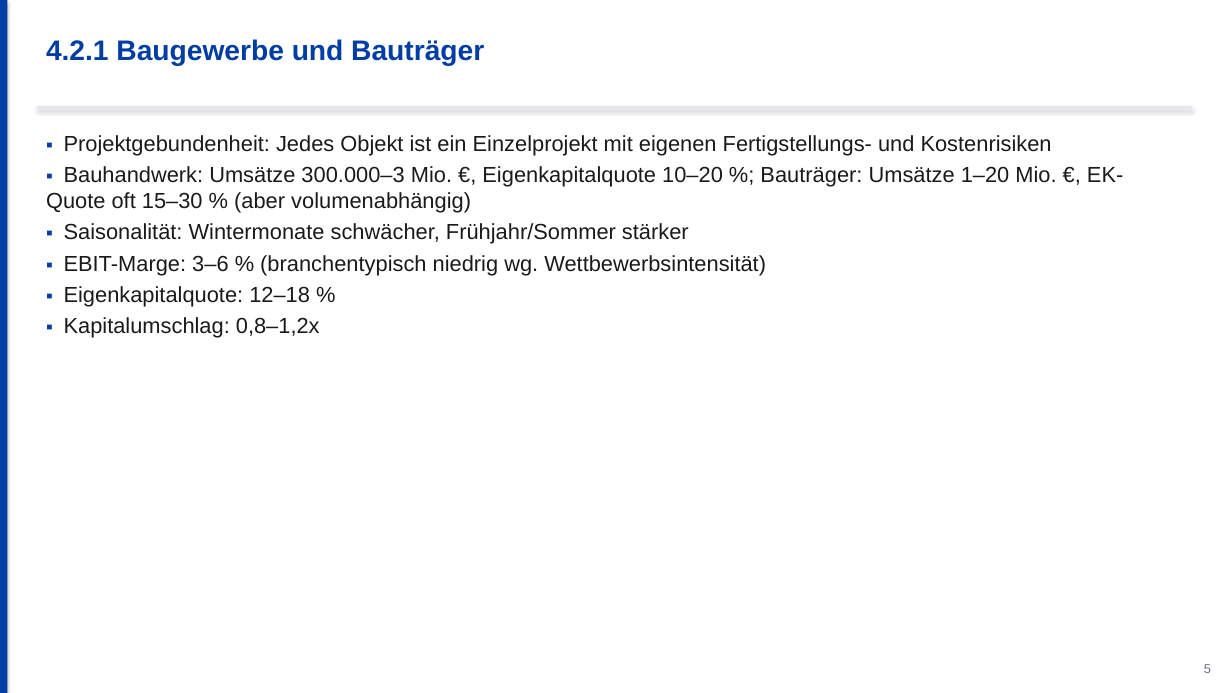
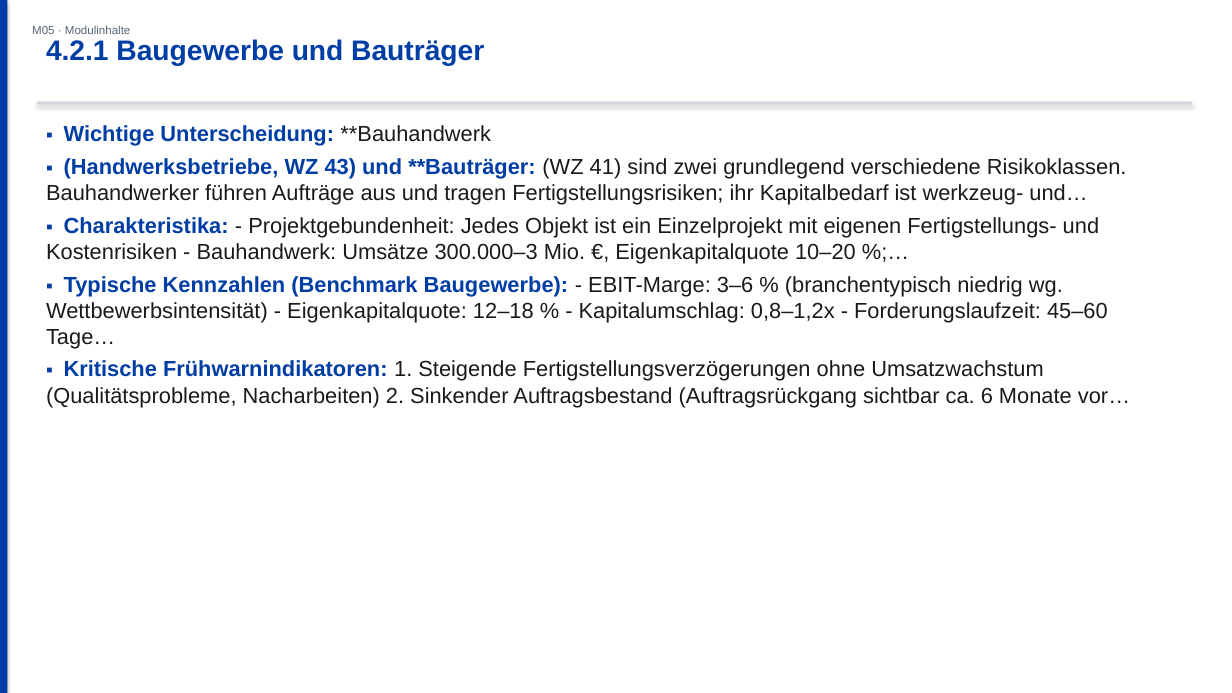
Before and after one commit to ck5rqc47pr-byte/firmenkundenakademie-online, a slide deck: slide 11 of public/downloads/praesentation/M05.pptx (slide 7 before the commit). Drawn at 1232x693 pixels with LibreOffice and Linux fonts; fonts in the diff are those of the drawing. Boxes give left, top, right and bottom in pixels: in the first picture for what was removed or moved away, otherwise in the second. Text is boxed around its words. In the diff, an @@ line names an element or a change of style, - is before the commit and + after.

```diff
--- a/public/downloads/praesentation/M05.pptx
+++ b/public/downloads/praesentation/M05.pptx
@@ text added at <box>32,25,131,34</box>, 9 pt, text #556575 @@
+M05 · Modulinhalte
@@ rectangle: place and size @@
-rectangle at <box>37,106,1192,109</box>
+rectangle at <box>37,102,1192,104</box>
@@ rectangle at <box>37,102,1192,104</box>: fill #E5E7EB to #D1D5DB @@
@@ text at <box>46,125,1130,407</box>: text changed @@
-▪ Projektgebundenheit: Jedes Objekt ist ein Einzelprojekt mit eigenen Fertigstellungs- und Kostenrisiken
-▪ Bauhandwerk: Umsätze 300.000–3 Mio. €, Eigenkapitalquote 10–20 %; Bauträger: Umsätze 1–20 Mio. €, EK-Quote oft 15–30 % (aber volumenabhängig)
-▪ Saisonalität: Wintermonate schwächer, Frühjahr/Sommer stärker
-▪ EBIT-Marge: 3–6 % (branchentypisch niedrig wg. Wettbewerbsintensität)
-▪ Eigenkapitalquote: 12–18 %
-▪ Kapitalumschlag: 0,8–1,2x
+▪ Wichtige Unterscheidung: **Bauhandwerk
+▪ (Handwerksbetriebe, WZ 43) und **Bauträger: (WZ 41) sind zwei grundlegend verschiedene Risikoklassen. Bauhandwerker führen Aufträge aus und tragen Fertigstellungsrisiken; ihr Kapitalbedarf ist werkzeug- und…
+▪ Charakteristika: - Projektgebundenheit: Jedes Objekt ist ein Einzelprojekt mit eigenen Fertigstellungs- und Kostenrisiken - Bauhandwerk: Umsätze 300.000–3 Mio. €, Eigenkapitalquote 10–20 %;…
+▪ Typische Kennzahlen (Benchmark Baugewerbe): - EBIT-Marge: 3–6 % (branchentypisch niedrig wg. Wettbewerbsintensität) - Eigenkapitalquote: 12–18 % - Kapitalumschlag: 0,8–1,2x - Forderungslaufzeit: 45–60 Tage…
+▪ Kritische Frühwarnindikatoren: 1. Steigende Fertigstellungsverzögerungen ohne Umsatzwachstum (Qualitätsprobleme, Nacharbeiten) 2. Sinkender Auftragsbestand (Auftragsrückgang sichtbar ca. 6 Monate vor…
@@ text removed at <box>1204,664,1211,673</box> @@
-5
```
Also in this commit, not shown: 15 other slides changed, 15 slides added, 8 slides removed, 23 other files.
